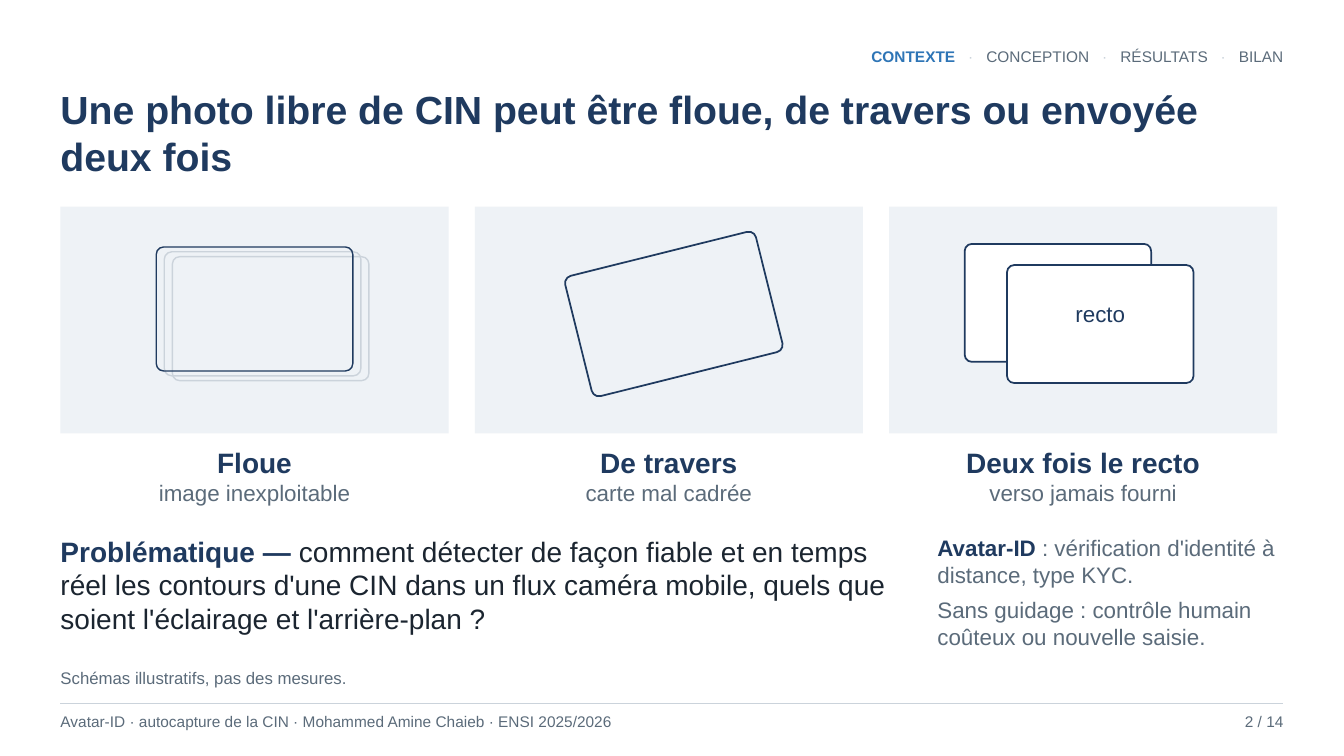
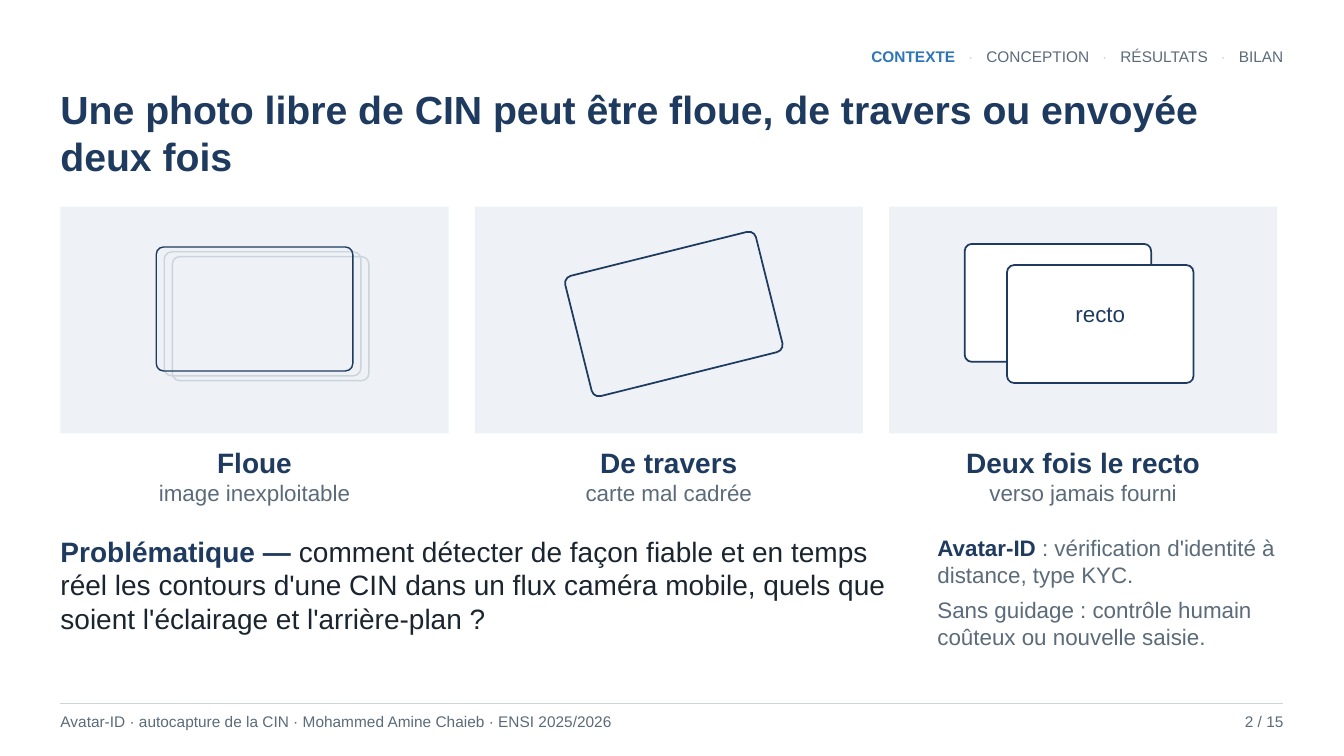
Before and after one commit to mohammedaminechaieb/detection_cin, a slide deck: slide 2 of Soutenance_Stage_ENSI_Final.pptx. Drawn at 1344x756 pixels with LibreOffice and Linux fonts; fonts in the diff are those of the drawing. Boxes give left, top, right and bottom in pixels: in the first picture for what was removed or moved away, otherwise in the second. Text is boxed around its words. In the diff, an @@ line names an element or a change of style, - is before the commit and + after.

```diff
--- a/Soutenance_Stage_ENSI_Final.pptx
+++ b/Soutenance_Stage_ENSI_Final.pptx
@@ text removed at (60, 671, 347, 688) @@
-Schémas illustratifs, pas des mesures.
@@ text at (1245, 716, 1283, 727): text changed @@
-2 / 14
+2 / 15
```
Also in this commit, not shown: 13 other slides changed, 4 slides added, 3 slides removed, 3 other files.
